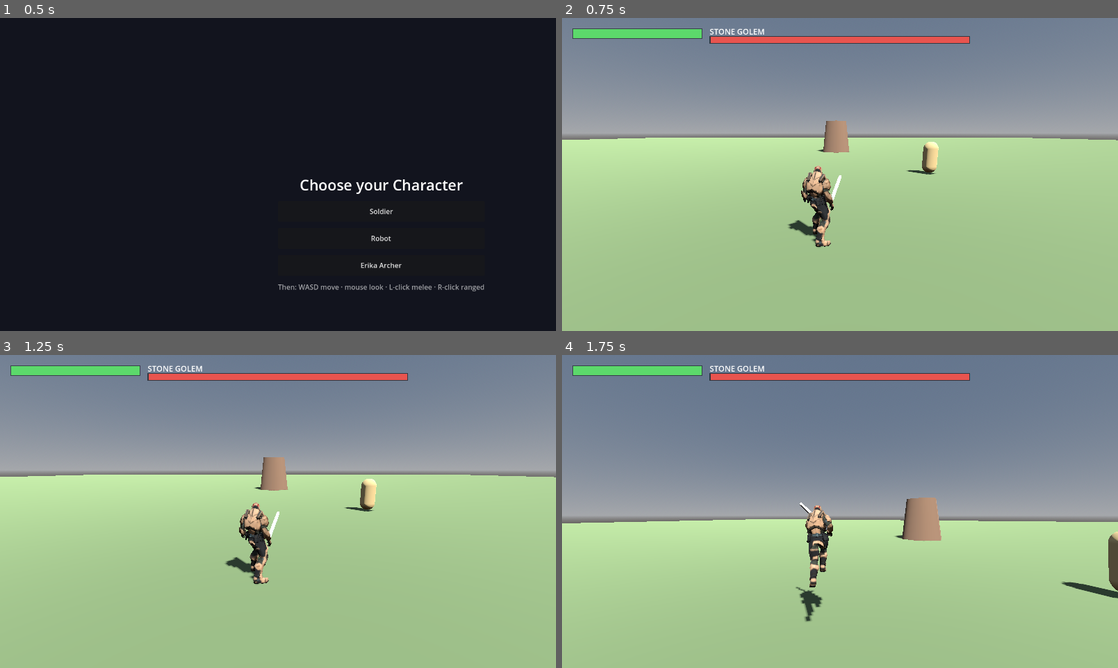
Above: before the commit, frames 1-4 (two rows, left to right).
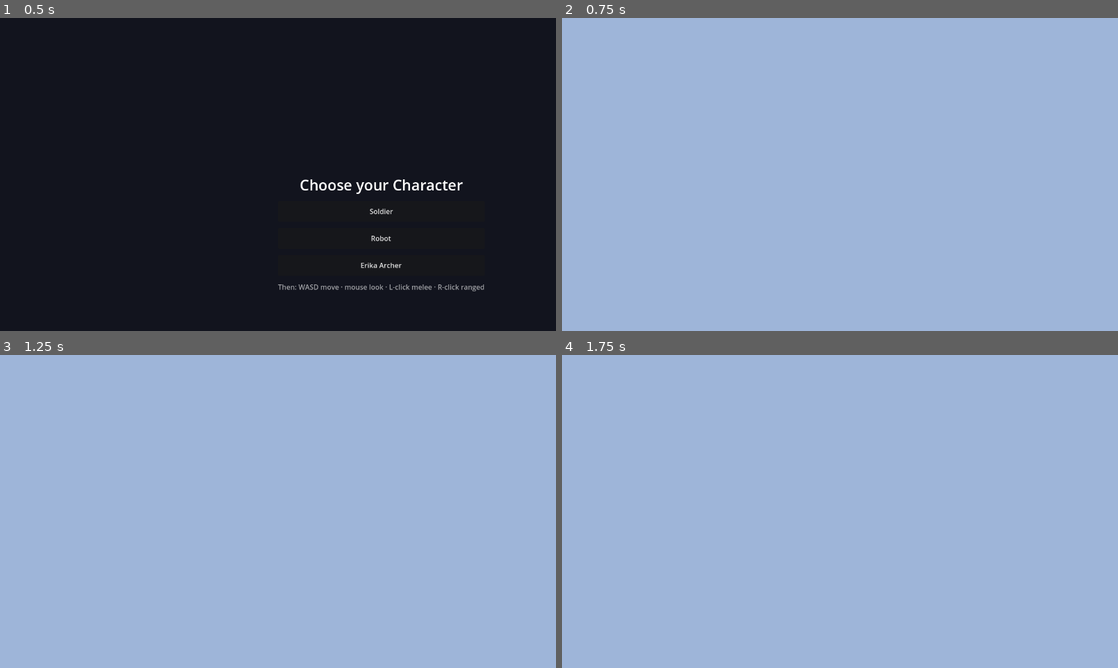
Above: after the commit, the same moments.

Repository: alison-crypto/Bossraid
Game: Godot game, scene res://Select.tscn
Same seed, same stepped clock (60 frames per second), same inputs: the game is played once before the commit and once after it.
Inputs (mouse positions are in pixels of both pictures, inside the frame that each line leads up to):
- Up to frame 1 (0.5 s): no input
- Up to frame 2 (0.75 s): click "Soldier" at 0.5 s
- Up to frame 3 (1.25 s): no input
- Up to frame 4 (1.75 s): tap Enter at 1.25 s; move the mouse to (867, 511) at 1.27 s; hold W from 1.28 s (still down); hold Shift from 1.28 s (still down); click (867, 511) at 1.42 s; tap Space at 1.52 s

Frame 1 is identical in both runs. In frame 2, 100% of the frame differs, in the area x 0-100%, y 0-100%; in frame 3, 100%; in frame 4, 100%.
Error after the commit: Parse Error: Function "modelBounds()" not found in base self. (res://Main.gd:152)

Commit message:
Godot: use the Pumpkinhulk model as the boss (Pumpkin Golem)
- Convert the uploaded Pumpkinhulk FBX -> glb (textures resized to 1K, ~4.9MB)
  and use it as the boss model, scaled to ~3.4m and stood on the ground,
  replacing the placeholder hex cylinder. Keeps the chase + telegraphed-slam
  logic, HP, and respawn.
- Guard the hit-flash for multi-material models (no single boss_mat); rename the
  boss bar to PUMPKIN GOLEM. Fallback cylinder kept if the model fails to load.

Built on the character-select branch. Static model for now (no boss anim yet);
the slam telegraph ring still signals attacks.

https://claude.ai/code/session_01T2UvrvtPQEdDNw9UqU1nTn

Diff:
--- a/godot/Main.gd
+++ b/godot/Main.gd
@@ -141,33 +141,35 @@
 
 func _build_boss(pos: Vector3) -> void:
 	boss_root = Node3D.new()
-	var body := MeshInstance3D.new()
-	var cyl := CylinderMesh.new()
-	cyl.top_radius = 1.5
-	cyl.bottom_radius = 2.0
-	cyl.height = 4.0
-	cyl.radial_segments = 6
-	boss_mat = StandardMaterial3D.new()
-	boss_mat.albedo_color = Color(0.54, 0.42, 0.33)
-	cyl.material = boss_mat
-	body.mesh = cyl
-	body.position = Vector3(0, 2.0, 0)
-	boss_root.add_child(body)
-	var core := MeshInstance3D.new()
-	var sph := SphereMesh.new()
-	sph.radius = 0.7
-	sph.height = 1.4
-	var cm := StandardMaterial3D.new()
-	cm.albedo_color = Color(1, 0.5, 0.2)
-	cm.emission_enabled = true
-	cm.emission = Color(1, 0.4, 0.1)
-	cm.emission_energy_multiplier = 2.0
-	sph.material = cm
-	core.mesh = sph
-	core.position = Vector3(0, 2.4, 0)
-	boss_root.add_child(core)
+	add_child(boss_root)
 	boss_root.position = pos
-	add_child(boss_root)
+	var scene := load("res://models/Pumpkin.glb")
+	if scene:
+		var m: Node3D = scene.instantiate()
+		boss_root.add_child(m)
+		# Scale to ~3.4 m (a hulking boss) and stand its feet on the ground.
+		m.scale = Vector3.ONE
+		var b := modelBounds(m)
+		var s: float = 3.4 / (b.height if b else 1.8)
+		m.scale = Vector3(s, s, s)
+		b = modelBounds(m)
+		if b:
+			m.position.y -= b.minY - boss_root.global_position.y
+		m.rotation.y = PI
+		boss_mat = null # multi-material model: skip the tint flash
+	else:
+		var body := MeshInstance3D.new()
+		var cyl := CylinderMesh.new()
+		cyl.top_radius = 1.5
+		cyl.bottom_radius = 2.0
+		cyl.height = 4.0
+		cyl.radial_segments = 6
+		boss_mat = StandardMaterial3D.new()
+		boss_mat.albedo_color = Color(0.54, 0.42, 0.33)
+		cyl.material = boss_mat
+		body.mesh = cyl
+		body.position = Vector3(0, 2.0, 0)
+		boss_root.add_child(body)
 
 	slam_ring = MeshInstance3D.new()
 	var ring := CylinderMesh.new()
@@ -243,7 +245,7 @@
 
 	# Boss bar (top-center, 1280-wide design).
 	var name_label := Label.new()
-	name_label.text = "STONE GOLEM"
+	name_label.text = "PUMPKIN GOLEM"
 	name_label.position = Vector2(340, 18)
 	name_label.add_theme_font_size_override("font_size", 18)
 	root.add_child(name_label)
@@ -436,10 +438,10 @@
 
 	if boss_flash > 0.0:
 		boss_flash = max(0.0, boss_flash - delta)
-		boss_mat.emission_enabled = true
-		boss_mat.emission = Color(0.6, 0.5, 0.4)
-	else:
-		boss_mat.emission_enabled = false
+	if boss_mat:
+		boss_mat.emission_enabled = boss_flash > 0.0
+		if boss_flash > 0.0:
+			boss_mat.emission = Color(0.6, 0.5, 0.4)
 
 	match boss_state:
 		"idle":
Not shown, added: godot/models/Pumpkin.glb
